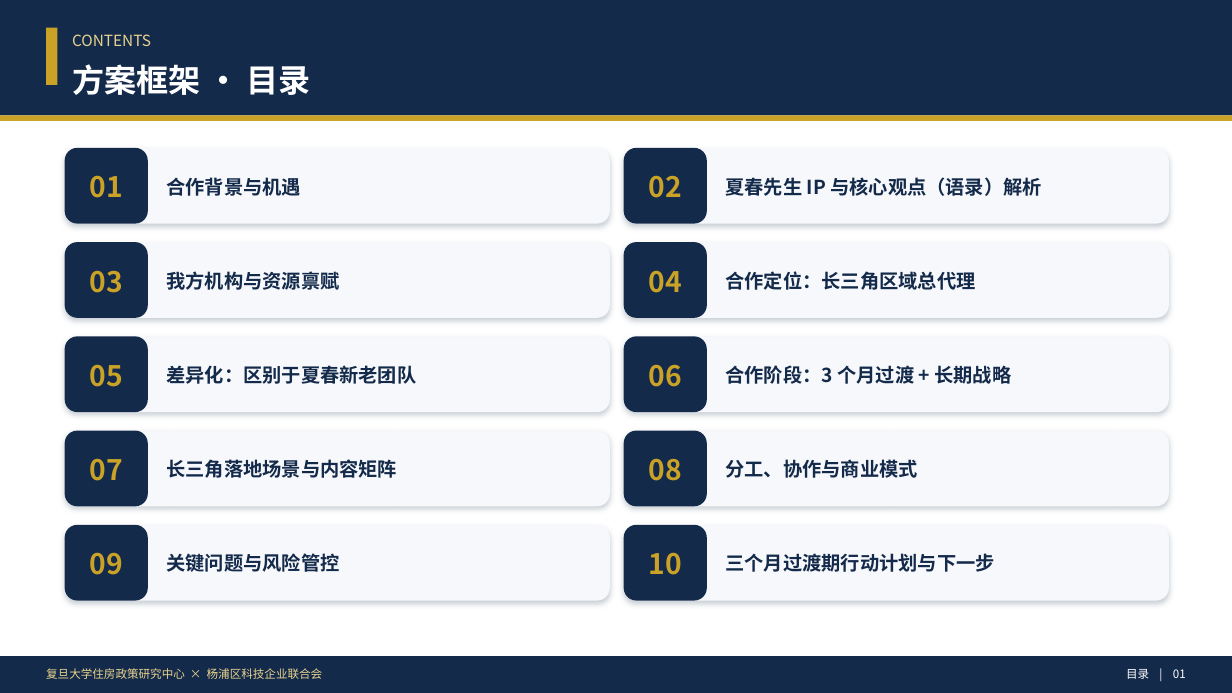
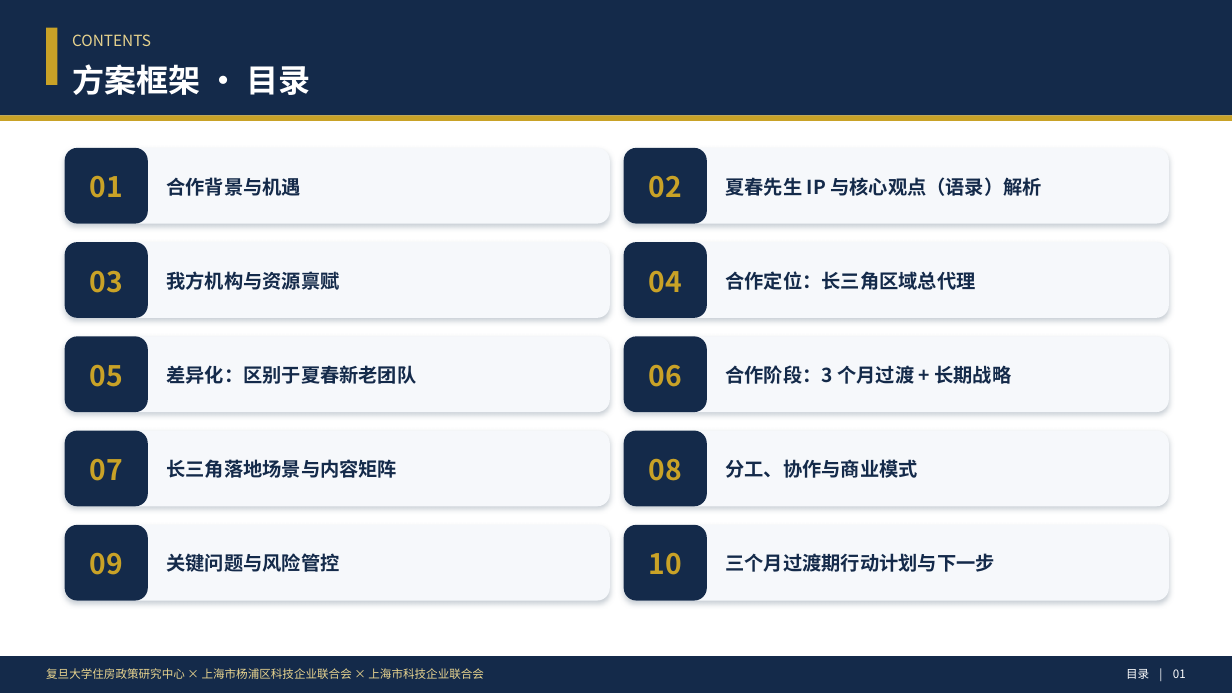
Before and after one commit to hujigang2010-maker/AIDEN, a slide deck: slide 2 of deliverables/夏春长三角战略合作建议方案.pptx. Drawn at 1232x693 pixels with LibreOffice and Linux fonts; fonts in the diff are those of the drawing. Boxes give left, top, right and bottom in pixels: in the first picture for what was removed or moved away, otherwise in the second. Text is boxed around its words. In the diff, an @@ line names an element or a change of style, - is before the commit and + after.

```diff
--- a/deliverables/夏春长三角战略合作建议方案.pptx
+++ b/deliverables/夏春长三角战略合作建议方案.pptx
@@ text at [46, 668, 484, 679]: text changed @@
-复旦大学住房政策研究中心 × 杨浦区科技企业联合会
+复旦大学住房政策研究中心 × 上海市杨浦区科技企业联合会 × 上海市科技企业联合会
```
Also in this commit, not shown: 12 other slides changed, 3 other files.
